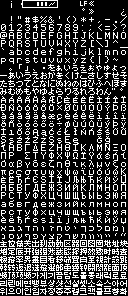
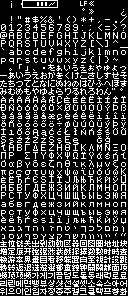
Before/after of a 128×296 layered artwork. What changed in the layer stack:
renamed "bg" to "Pasted Layer", painted on it over [0, 240, 128, 295]
